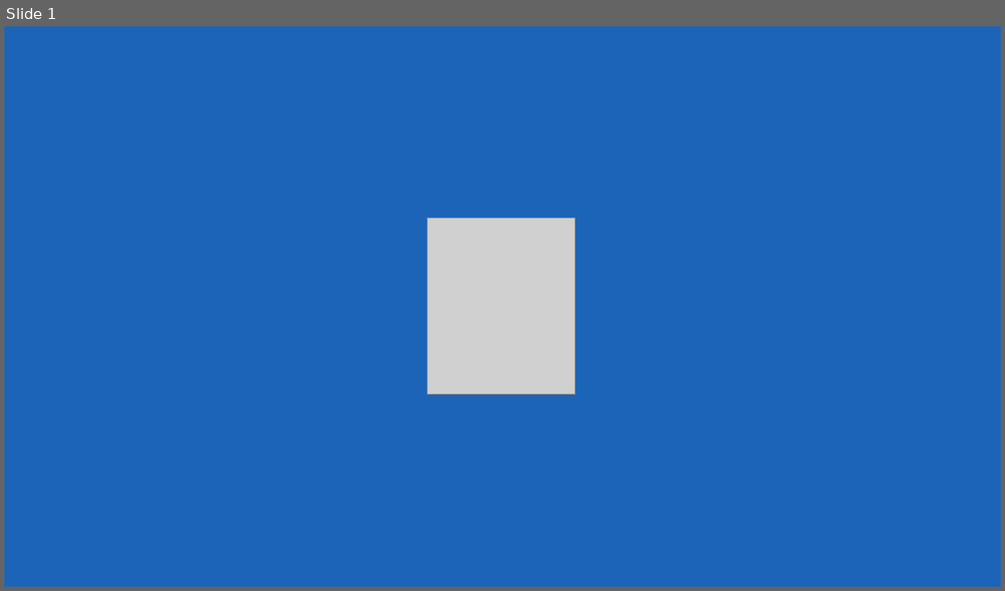
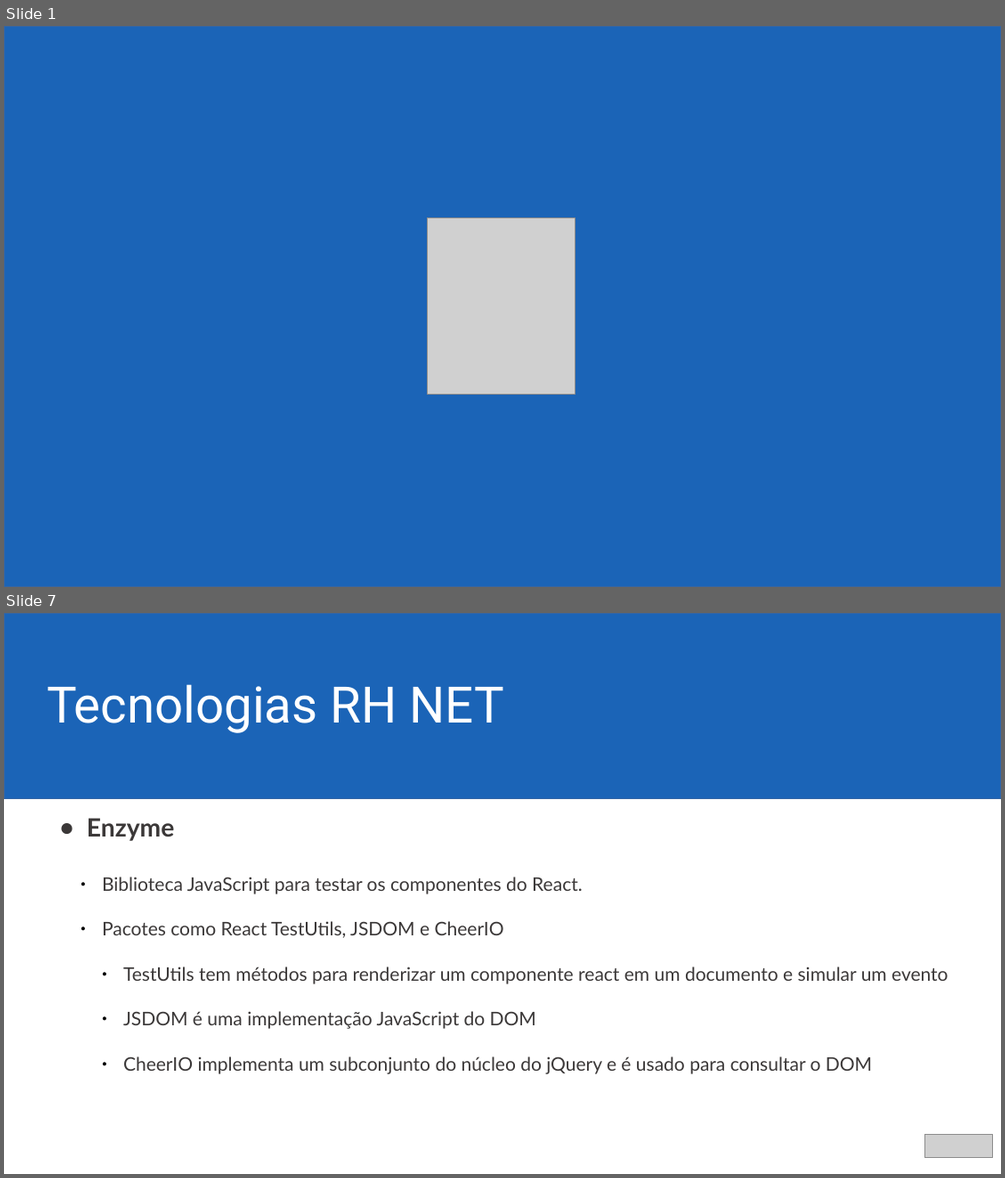
Before and after one commit to ericjrsilva/meetup-react-tests, a slide deck: apresentacao.odp. Shown one above the other, each under a label of ours: slide 1 before the commit, slides 1 and 7 after it; the slides between them are not shown. The pictures are 1005x591 and 1005x1178 pixels, drawn with LibreOffice and Linux fonts; fonts in the diff are those of the drawing; grey boxes stand for pictures; background and template pictures are left out. Boxes give left, top, right and bottom in pixels: in the first picture for what was removed or moved away, otherwise in the second. Text is boxed around its words. In the diff, an @@ line names an element or a change of style, - is before the commit and + after.

```diff
--- a/apresentacao.odp
+++ b/apresentacao.odp
@@ slide 7 added at [4,613,1001,1174], background #FFFFFF @@
@@ rectangle added at [4,613,1001,798], fill #1B64B7, outline #3465A4 0 pt @@
@@ text added at [47,684,504,733], 40 pt, text #FFFFFF @@
+Tecnologias RH NET
@@ text added at [87,818,947,1074], 14.9 pt, text #3B3838 @@
+● Enzyme
+  ● Biblioteca JavaScript para testar os componentes do React.
+  ● Pacotes como React TestUtils, JSDOM e CheerIO
+    ● TestUtils tem métodos para renderizar um componente react em um documento e simular um evento
+    ● JSDOM é uma implementação JavaScript do DOM
+    ● CheerIO implementa um subconjunto do núcleo do jQuery e é usado para consultar o DOM
@@ picture added at [926,1134,993,1158] @@
```
Also in this commit, not shown: 4 slides changed, 1 other slide added, 3 slides removed.
